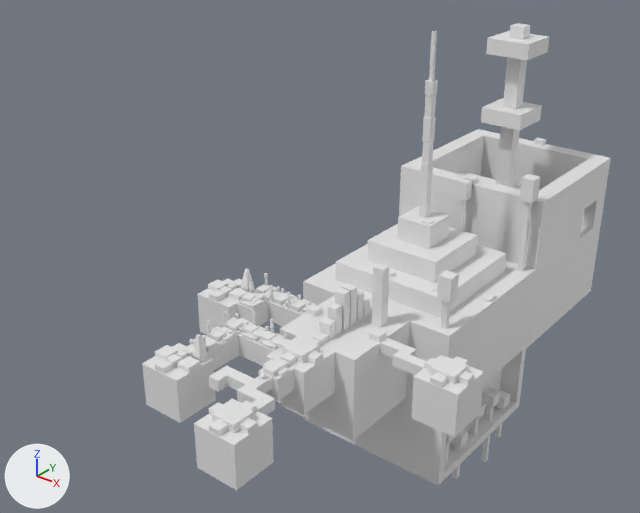
The Blender file ArtSource/Proto.blend as it was, and as the next commit left it.
Before and after are seen from a 50 mm lens placed at (79.6, -85.4, 78.4), pointed at (-24.1, 44.2, -1.9). Every picture has the same lights, and +X, +Y and +Z are marked at lower left.

Before the edit, the objects in view are built like this:
```python
me_cube_095 = bpy.data.meshes.new('Cube.095')
me_cube_095.from_pydata(...)  # a box spanning x -1.0..1.0, y -1.0..1.0, z -2.0..0.0
me_cube_095.materials.append(mat_material)  # white #e7e7e7
me_cube_195 = bpy.data.meshes.new('Cube.195')
me_cube_195.from_pydata(...)  # a box spanning x -1.0..1.0, y -1.0..1.0, z -1.0..1.0
me_cube_197 = bpy.data.meshes.new('Cube.197')
me_cube_197.from_pydata(...)  # a box spanning x -1.0..1.0, y -1.0..1.0, z -1.0..1.0
ob_cube_171 = bpy.data.objects.new('Cube.171', me_cube_195)
ob_cube_171.parent = ob_cube_tile_010
ob_cube_171.matrix_parent_inverse = Matrix(((0.0625, 0.0, 0.0, 0.0), (0.0, 0.0625, 0.0, -4.812), (0.0, 0.0, 0.0625, -0.938), (0.0, 0.0, 0.0, 1.0)))
ob_cube_171.location = (-0.0766, 76.84, 25.42)
ob_cube_171.scale = (4.44, 4.44, 1.56)
ob_cube_172 = bpy.data.objects.new('Cube.172', me_cube_197)
ob_cube_172.parent = ob_cube_tile_010
ob_cube_172.matrix_parent_inverse = Matrix(((0.0625, 0.0, 0.0, 0.0), (0.0, 0.0625, 0.0, -4.812), (0.0, 0.0, 0.0625, -0.938), (0.0, 0.0, 0.0, 1.0)))
ob_cube_172.location = (-0.0766, 76.84, 39.42)
ob_cube_172.scale = (4.44, 4.44, 1.56)
ob_cube_tile_008 = bpy.data.objects.new('Cube.Tile.008', me_cube_095)
ob_cube_tile_008.location = (4.0, -11.0, 1.0)
ob_cube_tile_008.scale = (4.0, 4.0, 4.0)
# also in view: 'Cube.102' at (0.0, 45.0, -0.9); 'Cube.Tile.003' at (-14.0, -5.0, -3.0); 'Cube.104' at (0.0, 45.0, 26.8); 'Cube.089' at (4.0, -10.9, 0.3); 'Cube.108' at (4.3, 25.2, 5.6)
```
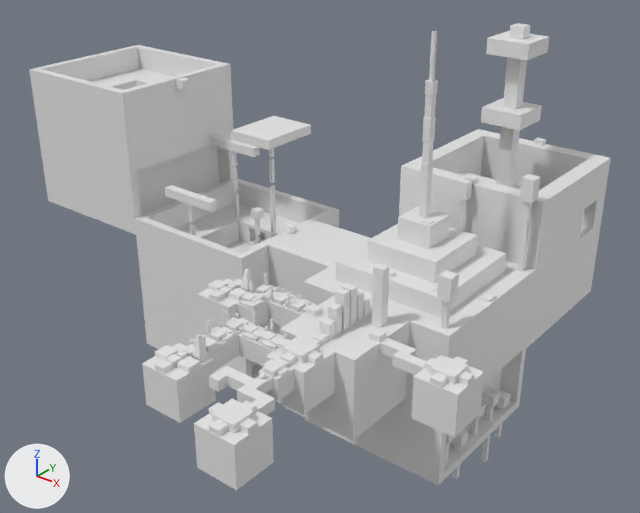
Pixel boxes [x1, y1, x2, y2] of what changed, in the pictures (640 x 513 px):
'Cube.200', added: after [29, 45, 234, 235]
'Cube.178', added: after [135, 179, 339, 379]
'Cube.Tile.017', added: after [268, 221, 371, 300]
'Cube.183', added: after [231, 116, 311, 150]
'Cube.180', added: after [165, 185, 217, 212]
'Cube.181', added: after [210, 135, 260, 157]
'Cube.182', added: after [251, 207, 264, 220]
'Cube.184', added: after [176, 77, 190, 90]
'Cube.196', added: after [269, 158, 275, 183]
'Cube.179', added: after [283, 222, 296, 234]
'Cube.194', added: after [270, 185, 276, 210]
'Cube.198', added: after [270, 209, 276, 233]
'Cube.193', added: after [232, 167, 238, 191]
'Cube.190', added: after [234, 193, 239, 216]
'Cube.185', added: after [188, 204, 195, 222]
'Cube.188', added: after [255, 220, 260, 236]
'Cube.192', added: after [232, 151, 237, 167]
'Cube.186', added: after [190, 223, 196, 236]

What changed in the scene script:
```text
Add ob_cube_200:
    ob_cube_200 = bpy.data.objects.new('Cube.200', me_cube_222)  # 48 vertices, 46 faces; spans x -1.0..1.0, y -1.0..1.0, z -2.0..0.0; in mat_material (white #e7e7e7)
    ob_cube_200.location = (-80.0, 45.0, 29.0)
    ob_cube_200.scale = (16.0, 16.0, 16.0)
Add ob_cube_198:
    ob_cube_198 = bpy.data.objects.new('Cube.198', me_cube_197.copy())  # the mesh of ob_cube_172
    ob_cube_198.location = (-42.1, 50.0, -0.9)
    ob_cube_198.rotation_euler = (0.0, -1.571, 0.0)  # degrees (0, -90, 0)
    ob_cube_198.scale = (2.72, 0.397, 0.397)
Add ob_cube_196:
    ob_cube_196 = bpy.data.objects.new('Cube.196', me_cube_197.copy())  # the mesh of ob_cube_172
    ob_cube_196.location = (-42.1, 50.0, 11.1)
    ob_cube_196.rotation_euler = (0.0, -1.571, 0.0)  # degrees (0, -90, 0)
    ob_cube_196.scale = (2.72, 0.397, 0.397)
Add ob_cube_194:
    ob_cube_194 = bpy.data.objects.new('Cube.194', me_cube_197.copy())  # the mesh of ob_cube_172
    ob_cube_194.location = (-42.1, 50.0, 4.9)
    ob_cube_194.rotation_euler = (0.0, -1.571, 0.0)  # degrees (0, -90, 0)
    ob_cube_194.scale = (2.72, 0.397, 0.397)
Add ob_cube_193:
    ob_cube_193 = bpy.data.objects.new('Cube.193', me_cube_197.copy())  # the mesh of ob_cube_172
    ob_cube_193.location = (-56.0, 52.8, 5.0)
    ob_cube_193.rotation_euler = (0.0, -1.571, 0.0)  # degrees (0, -90, 0)
    ob_cube_193.scale = (2.72, 0.397, 0.397)
Add ob_cube_192:
    ob_cube_192 = bpy.data.objects.new('Cube.192', me_cube_197.copy())  # the mesh of ob_cube_172
    ob_cube_192.location = (-56.0, 52.8, 11.0)
    ob_cube_192.rotation_euler = (0.0, -1.571, 0.0)  # degrees (0, -90, 0)
    ob_cube_192.scale = (2.72, 0.397, 0.397)
Add ob_cube_190:
    ob_cube_190 = bpy.data.objects.new('Cube.190', me_cube_197.copy())  # the mesh of ob_cube_172
    ob_cube_190.location = (-56.0, 52.8, -1.3)
    ob_cube_190.rotation_euler = (0.0, -1.571, 0.0)  # degrees (0, -90, 0)
    ob_cube_190.scale = (2.72, 0.397, 0.397)
Add ob_cube_188:
    ob_cube_188 = bpy.data.objects.new('Cube.188', me_cube_197.copy())  # the mesh of ob_cube_172
    ob_cube_188.location = (-43.9, 46.7, -0.8)
    ob_cube_188.rotation_euler = (0.0, -1.571, 0.0)  # degrees (0, -90, 0)
    ob_cube_188.scale = (2.72, 0.397, 0.397)
Add ob_cube_186:
    ob_cube_186 = bpy.data.objects.new('Cube.186', me_cube_197.copy())  # the mesh of ob_cube_172
    ob_cube_186.location = (-50.8, 33.8, -1.1)
    ob_cube_186.rotation_euler = (0.0, -1.571, 0.0)  # degrees (0, -90, 0)
    ob_cube_186.scale = (2.72, 0.397, 0.397)
Add ob_cube_185:
    ob_cube_185 = bpy.data.objects.new('Cube.185', me_cube_197.copy())  # the mesh of ob_cube_172
    ob_cube_185.location = (-50.8, 33.8, 4.9)
    ob_cube_185.rotation_euler = (0.0, -1.571, 0.0)  # degrees (0, -90, 0)
    ob_cube_185.scale = (2.72, 0.397, 0.397)
Add ob_cube_184:
    ob_cube_184 = bpy.data.objects.new('Cube.184', me_cube_197.copy())  # the mesh of ob_cube_172
    ob_cube_184.location = (-62.8, 44.8, 28.0)
Add ob_cube_183:
    ob_cube_183 = bpy.data.objects.new('Cube.183', me_cube_197.copy())  # the mesh of ob_cube_172
    ob_cube_183.location = (-41.8, 49.8, 19.9)
    ob_cube_183.rotation_euler = (0.0, 0.0, 1.571)  # degrees (0, 0, 90)
    ob_cube_183.scale = (6.84, 5.3, 1.0)
Add ob_cube_182:
    ob_cube_182 = bpy.data.objects.new('Cube.182', me_cube_197.copy())  # the mesh of ob_cube_172
    ob_cube_182.location = (-43.8, 46.8, 1.6)
Add ob_cube_181:
    ob_cube_181 = bpy.data.objects.new('Cube.181', me_cube_197.copy())  # the mesh of ob_cube_172
    ob_cube_181.location = (-55.8, 52.8, 13.2)
    ob_cube_181.scale = (6.84, 1.0, 1.0)
Add ob_cube_180:
    ob_cube_180 = bpy.data.objects.new('Cube.180', me_cube_197.copy())  # the mesh of ob_cube_172
    ob_cube_180.location = (-50.8, 33.8, 7.6)
    ob_cube_180.scale = (6.84, 1.0, 1.0)
Add ob_cube_179:
    ob_cube_179 = bpy.data.objects.new('Cube.179', me_cube_197.copy())  # the mesh of ob_cube_172
    ob_cube_179.location = (-32.8, 44.8, 1.6)
Add ob_cube_178:
    ob_cube_178 = bpy.data.objects.new('Cube.178', me_cube_222.copy())
    ob_cube_178.location = (-48.0, 45.0, 1.0)
    ob_cube_178.scale = (16.0, 16.0, 16.0)
Add ob_cube_tile_017:
    ob_cube_tile_017 = bpy.data.objects.new('Cube.Tile.017', me_cube_203.copy())  # the mesh of ob_cube_177
    ob_cube_tile_017.location = (-24.0, 45.0, 1.0)
    ob_cube_tile_017.scale = (8.0, 8.0, 8.0)
```
